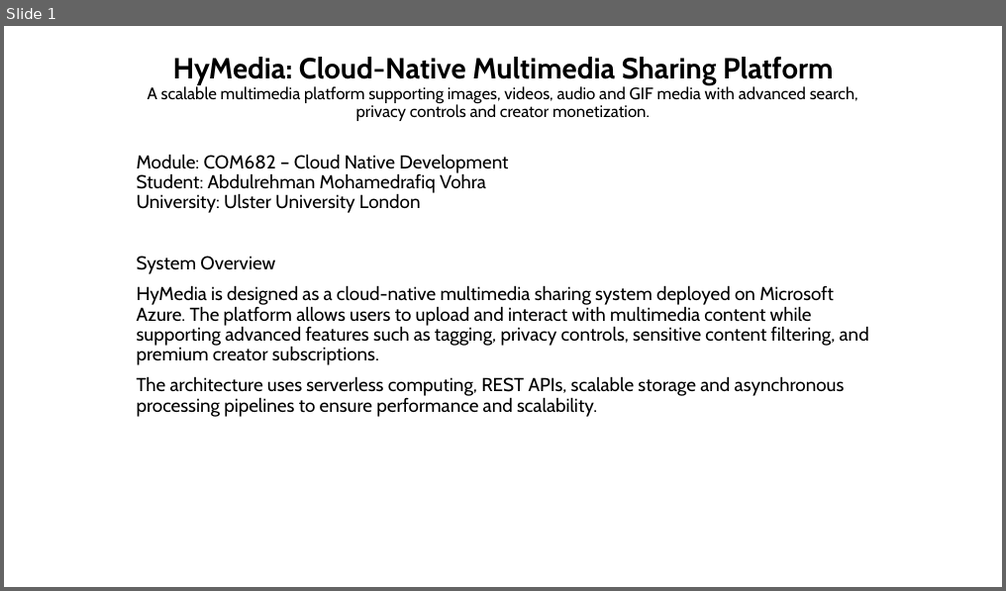
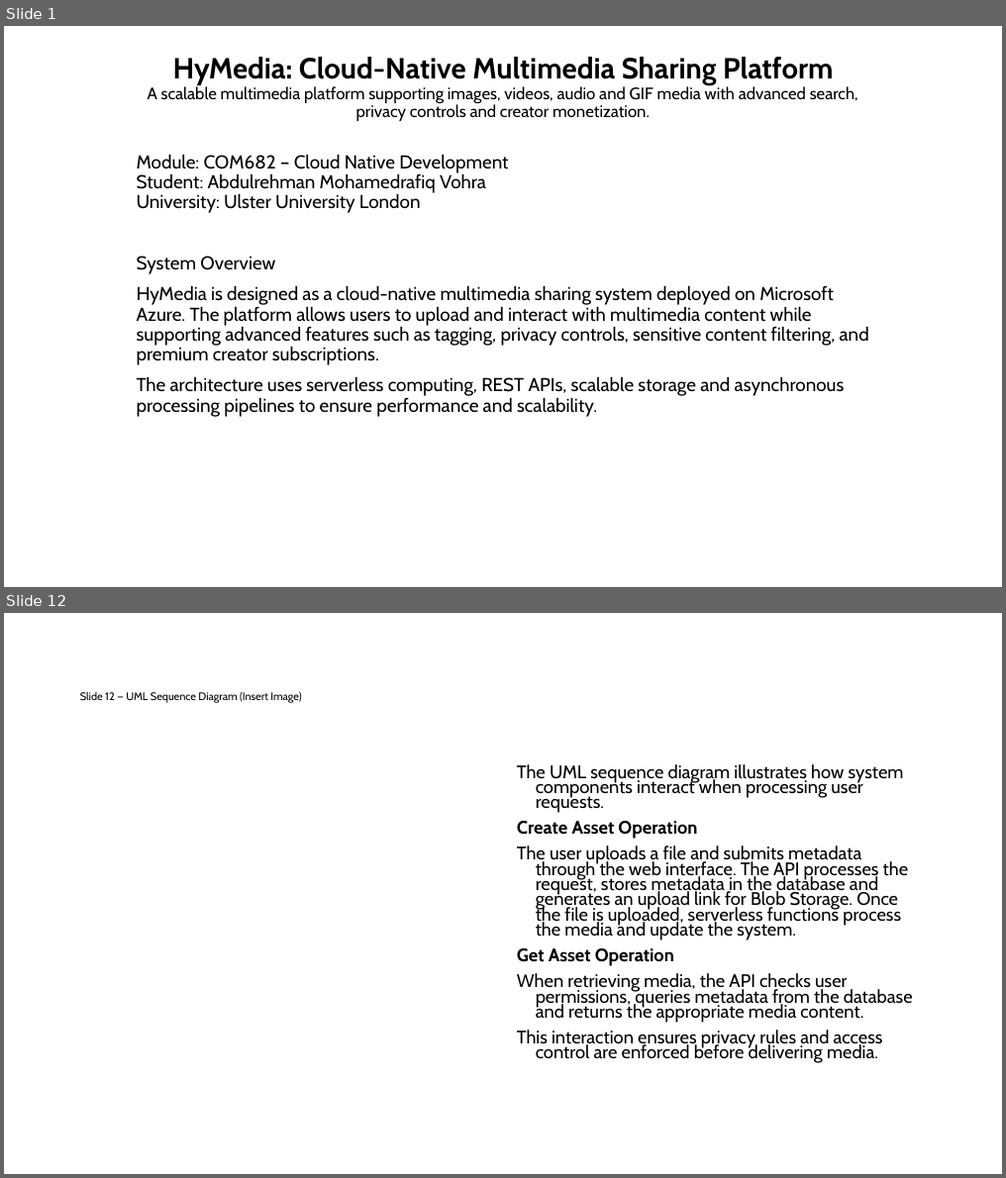
Before and after one commit to Abdulrehman-glitch/HyMedia, a slide deck: CW1_Submission.pptx. Shown one above the other, each under a label of ours: slide 1 before the commit, slides 1 and 12 after it; the slides between them are not shown. The pictures are 1006x591 and 1006x1178 pixels, drawn with LibreOffice and Linux fonts; fonts in the diff are those of the drawing. Boxes give left, top, right and bottom in pixels: in the first picture for what was removed or moved away, otherwise in the second. Text is boxed around its words. In the diff, an @@ line names an element or a change of style, - is before the commit and + after.

```diff
--- a/CW1_Submission.pptx
+++ b/CW1_Submission.pptx
@@ slide 12 added at (x1=4, y1=613, x2=1002, y2=1174), background #FFFFFF @@
@@ title added at (x1=80, y1=691, x2=301, y2=703), 10.5 pt, text #000000 @@
+Slide 12 — UML Sequence Diagram (Insert Image)
@@ text added at (x1=517, y1=764, x2=913, y2=1063), 17.5 pt, text #000000 @@
+The UML sequence diagram illustrates how system components interact when processing user requests.
+Create Asset Operation
+The user uploads a file and submits metadata through the web interface. The API processes the request, stores metadata in the database and generates an upload link for Blob Storage. Once the file is uploaded, serverless functions process the media and update the system.
+Get Asset Operation
+When retrieving media, the API checks user permissions, queries metadata from the database and returns the appropriate media content.
+This interaction ensures privacy rules and access control are enforced before delivering media.
```
Also in this commit, not shown: 13 other slides added.
